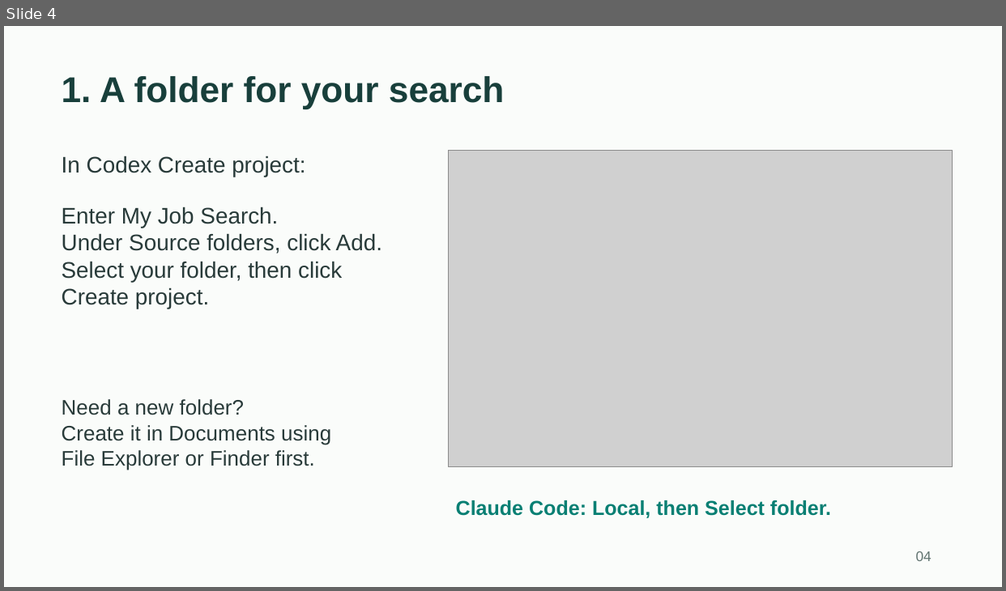
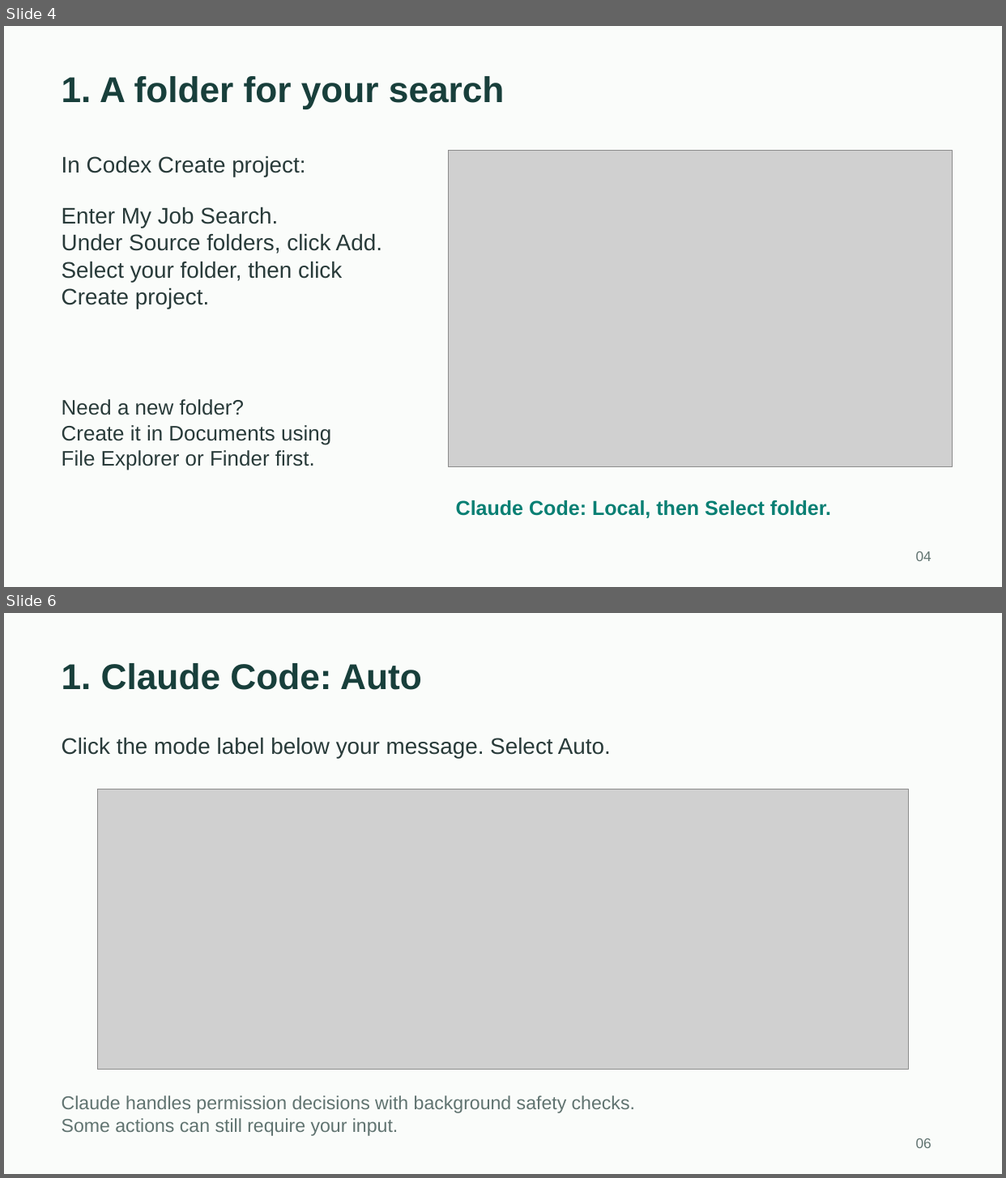
Before and after one commit to toughdave/job-search, a slide deck: docs/job-search-guide.pptx. Shown one above the other, each under a label of ours: slide 4 before the commit, slides 4 and 6 after it; the slides between them are not shown. The pictures are 1006x591 and 1006x1178 pixels, drawn with LibreOffice and Linux fonts; fonts in the diff are those of the drawing; grey boxes stand for pictures. Boxes give left, top, right and bottom in pixels: in the first picture for what was removed or moved away, otherwise in the second. Text is boxed around its words. In the diff, an @@ line names an element or a change of style, - is before the commit and + after.

Commit message:
Match desktop permissions guide to Full access and Auto screenshots

```diff
--- a/docs/job-search-guide.pptx
+++ b/docs/job-search-guide.pptx
@@ slide 6 added at bbox=[4, 613, 1002, 1174], background #FAFCFA @@
@@ text added at bbox=[62, 663, 422, 690], 34.5 pt, text #183F3B, bold @@
+1. Claude Code: Auto
@@ text added at bbox=[62, 737, 611, 759], 21.8 pt, text #283A39 @@
+Click the mode label below your message. Select Auto.
@@ picture added at bbox=[98, 790, 908, 1071] @@
@@ text added at bbox=[62, 1096, 635, 1136], 18 pt, text #607370 @@
+Claude handles permission decisions with background safety checks.
+Some actions can still require your input.
@@ text added at bbox=[916, 1139, 931, 1148], 13.5 pt, text #607370 @@
+06
```
Also in this commit, not shown: 6 slides changed, 1 other slide added, 1 slide removed, 4 other files.
